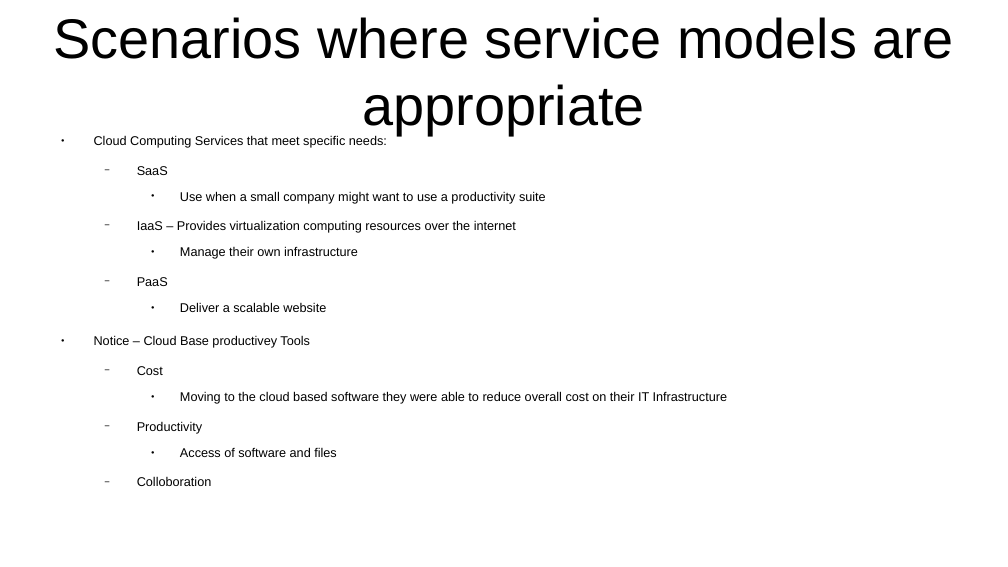
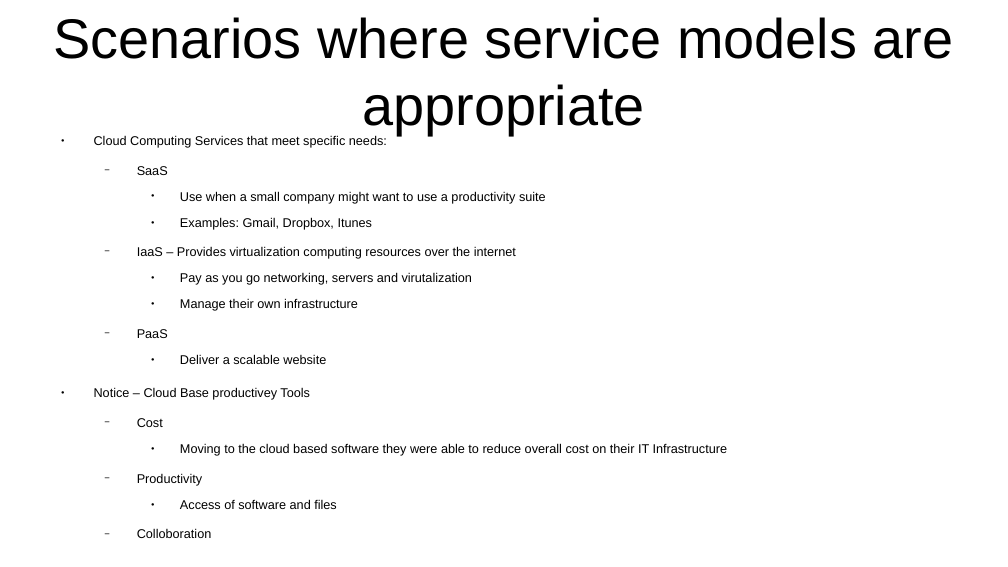
Before and after one commit to CharlesStockman/notesFromCourses, a slide deck: slide 26 of ibm/IBM -- Introduction to the Cloud.odp (slide 28 before the commit). Drawn at 1008x567 pixels with LibreOffice and Linux fonts; fonts in the diff are those of the drawing. Boxes give left, top, right and bottom in pixels: in the first picture for what was removed or moved away, otherwise in the second. Text is boxed around its words. In the diff, an @@ line names an element or a change of style, - is before the commit and + after.

```diff
--- a/ibm/IBM -- Introduction to the Cloud.odp
+++ b/ibm/IBM -- Introduction to the Cloud.odp
@@ text at [180, 217, 372, 230]: paragraph added @@
+    ● Examples: Gmail, Dropbox, Itunes
@@ text at [180, 272, 472, 285]: paragraph added @@
+    ● Pay as you go networking, servers and virutalization
```
Also in this commit, not shown: 6 other slides changed, 15 slides added, 2 slides removed.
